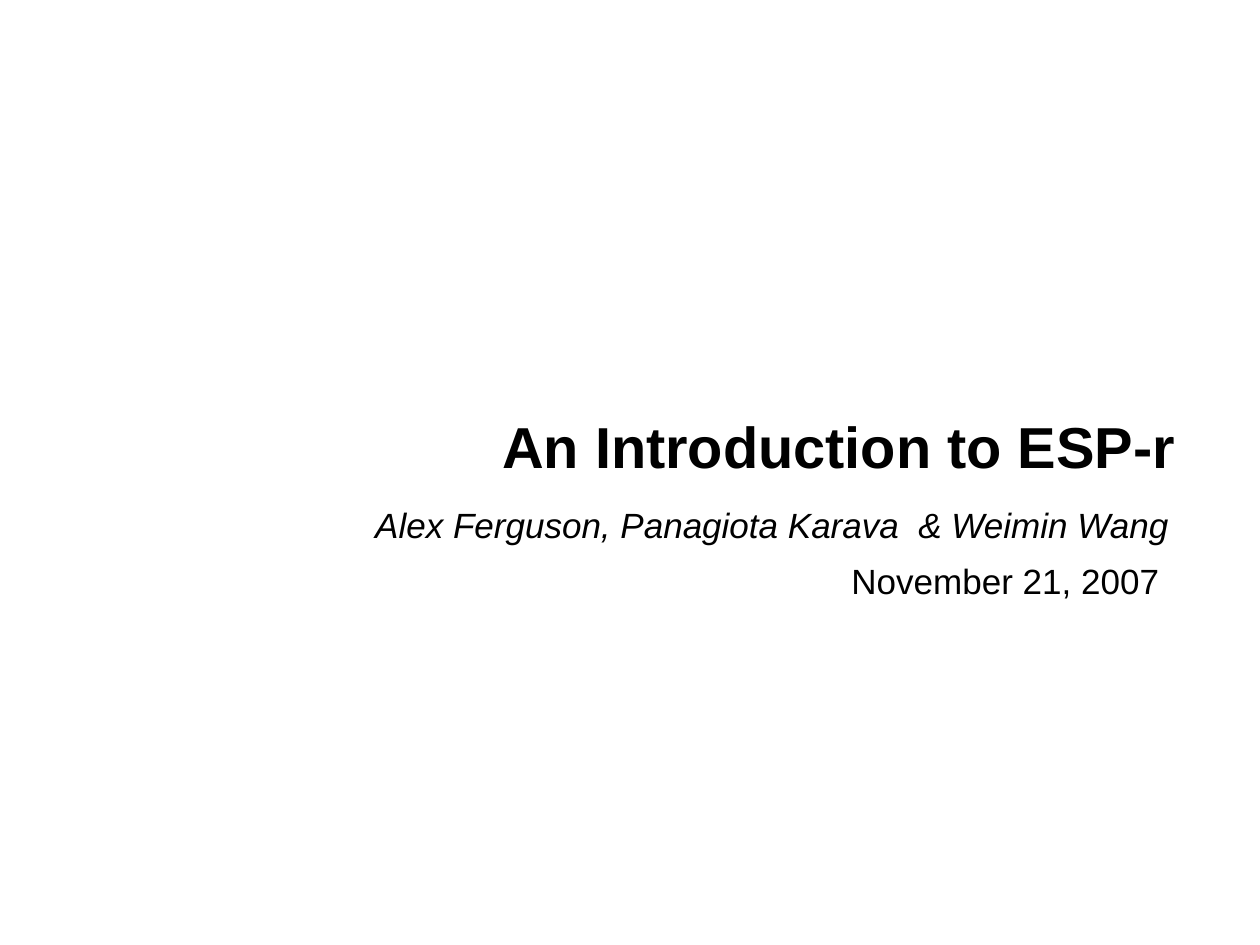
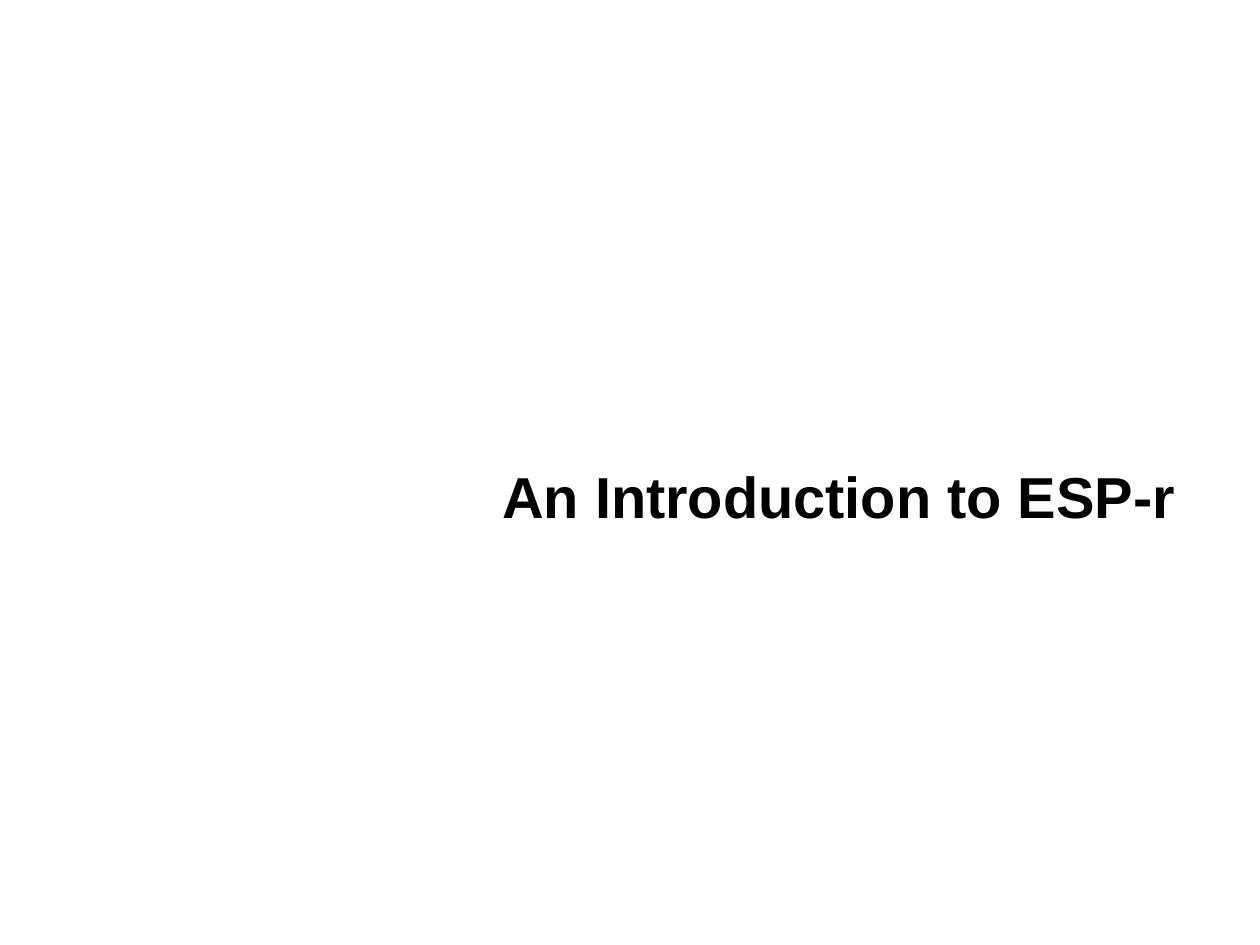
Before and after one commit to ESP-rCommunity/ESPrExtras, a slide deck: slide 1 of training/NRCan_course_materials/intro/introduction.ppt. Drawn at 1260x945 pixels with LibreOffice and Linux fonts; fonts in the diff are those of the drawing; background and template pictures are left out. Boxes give left, top, right and bottom in pixels: in the first picture for what was removed or moved away, otherwise in the second. Text is boxed around its words. In the diff, an @@ line names an element or a change of style, - is before the commit and + after.

```diff
--- a/training/NRCan_course_materials/intro/introduction.ppt
+++ b/training/NRCan_course_materials/intro/introduction.ppt
@@ title "An Introduction to ESP-r": place and size @@
-title "An Introduction to ESP-r" at (502, 426, 1175, 469)
+title "An Introduction to ESP-r" at (502, 476, 1175, 519)
@@ subtitle removed at (375, 512, 1168, 599) @@
-Alex Ferguson, Panagiota Karava & Weimin Wang
-November 21, 2007
```
Also in this commit, not shown: 19 other slides changed, 1 slide added.
